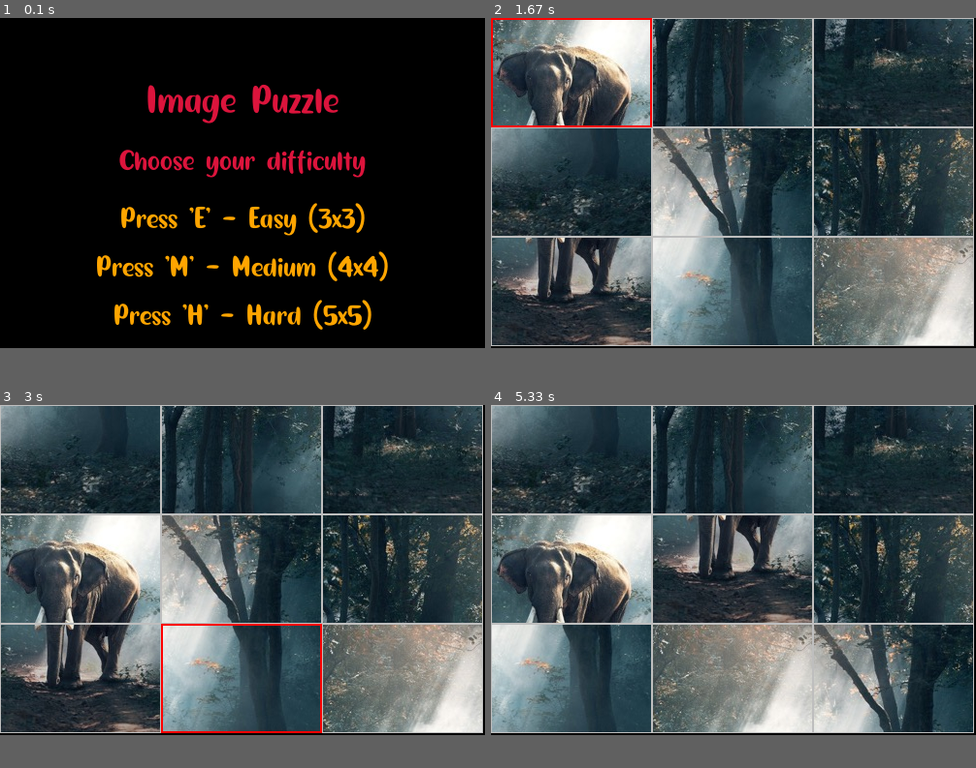
Above: before the commit, frames 1-4 (two rows, left to right).
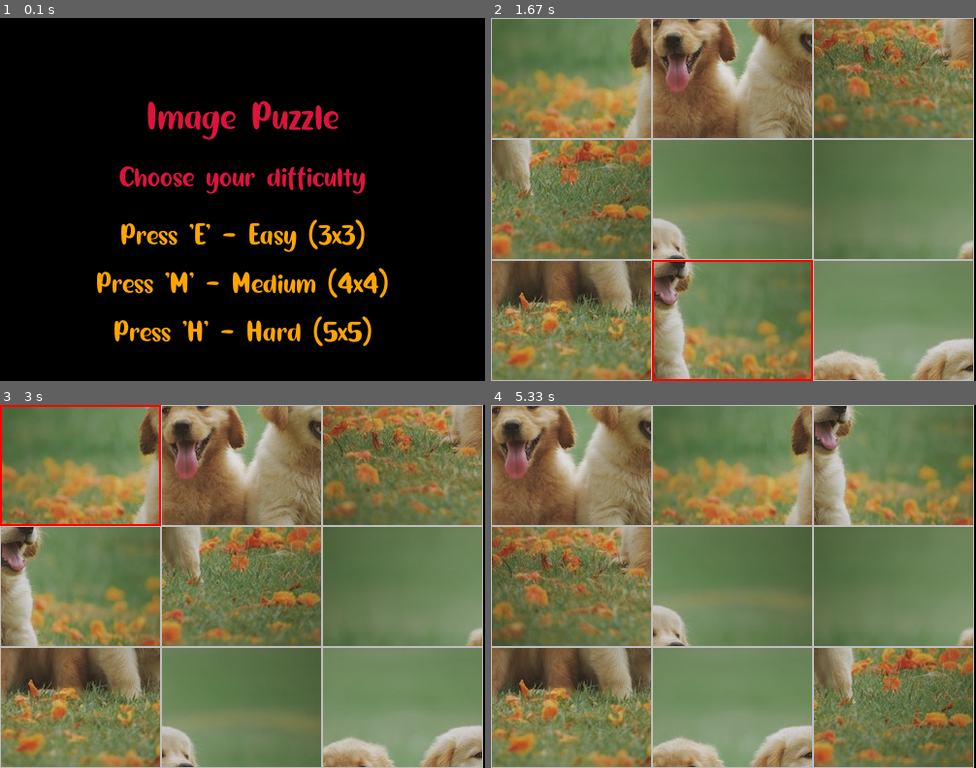
Above: after the commit, the same moments.

Repository: bigbugboy/pygames
Game: pygame game, started from puzzle_game/main_20230814.py
Same seed, same stepped clock (60 frames per second), same inputs: the game is played once before the commit and once after it.
Inputs (mouse positions are in pixels of both pictures, inside the frame that each line leads up to):
- Up to frame 1 (0.1 s): no input
- Up to frame 2 (1.67 s): tap E at 0.33 s; press the mouse at (573, 79) at 0.7 s; move the mouse to (568, 94) at 0.8 s; release the mouse at (568, 112) at 0.93 s; press the mouse at (573, 79) at 1.03 s; move the mouse to (646, 108) at 1.13 s; release the mouse at (718, 137) at 1.27 s; press the mouse at (573, 79) at 1.37 s; move the mouse to (631, 184) at 1.47 s; release the mouse at (694, 293) at 1.6 s
- Up to frame 3 (3 s): press the mouse at (82, 466) at 1.7 s; move the mouse to (145, 535) at 1.8 s; release the mouse at (213, 604) at 1.93 s; press the mouse at (82, 466) at 2.03 s; move the mouse to (72, 521) at 2.13 s; release the mouse at (63, 575) at 2.27 s; click (237, 637) at 2.38 s; press the mouse at (82, 466) at 2.7 s; move the mouse to (77, 477) at 2.8 s; release the mouse at (72, 488) at 2.93 s
- Up to frame 4 (5.33 s): click (709, 452) at 3.05 s; press the mouse at (573, 466) at 3.37 s; move the mouse to (694, 477) at 3.47 s; release the mouse at (815, 492) at 3.6 s; press the mouse at (573, 466) at 3.7 s; move the mouse to (602, 553) at 3.8 s; release the mouse at (636, 640) at 3.93 s; press the mouse at (573, 466) at 4.03 s; move the mouse to (612, 582) at 4.13 s; release the mouse at (651, 702) at 4.27 s; press the mouse at (573, 466) at 4.37 s; move the mouse to (626, 535) at 4.47 s; release the mouse at (685, 604) at 4.6 s; press the mouse at (573, 466) at 4.7 s; move the mouse to (689, 590) at 4.8 s; release the mouse at (806, 713) at 4.93 s; press the mouse at (573, 466) at 5.03 s; move the mouse to (723, 557) at 5.13 s; release the mouse at (879, 651) at 5.27 s
In our replay, the window is 500x341 before the commit and 500x375 after it. These sizes can differ from the game's own. Grey fills any space a smaller window leaves; there, only what the larger window draws over its background counts as a difference.

The runs differ from the first frame. In frame 1, 12% of the frame differs, in the area x 20-80%, y 18-91%; in frame 2, 96%; in frame 3, 96%; in frame 4, 96%, in the area x 0-100%, y 0-100%.

Commit message:
use dog.jpg not elephant.jpg

Diff:
--- a/puzzle_game/main_20230814.py
+++ b/puzzle_game/main_20230814.py
@@ -5,7 +5,7 @@
 
 
 WIDTH = 500
-HEIGHT = 341
+HEIGHT = 375
 MODE = 3
 STATUS_RUN = 'RUN'
 STATUS_INIT = 'INIT'
@@ -15,7 +15,7 @@
 pygame.init()
 screen = pygame.display.set_mode((WIDTH, HEIGHT))
 clock = pygame.time.Clock()
-picture = pygame.image.load('./elephant.jpg').convert()
+picture = pygame.image.load('./dog.jpg').convert()
 title_font = pygame.font.Font('./avocado.ttf', 40)
 content_font = pygame.font.Font('./avocado.ttf', 30)
 
Binary file added: puzzle_game/dog.jpg
Binary file removed: puzzle_game/elephant.jpg
Binary file removed: puzzle_game/elephant.old.jpg
Not shown, changed: puzzle_game/.DS_Store
